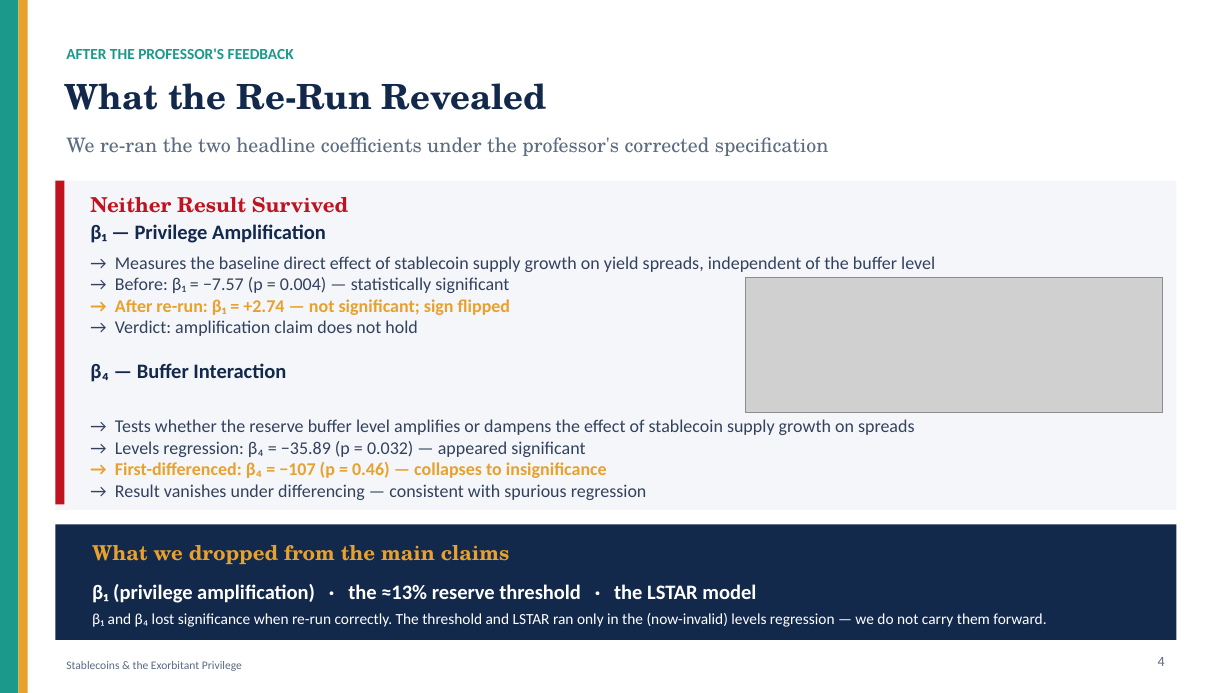
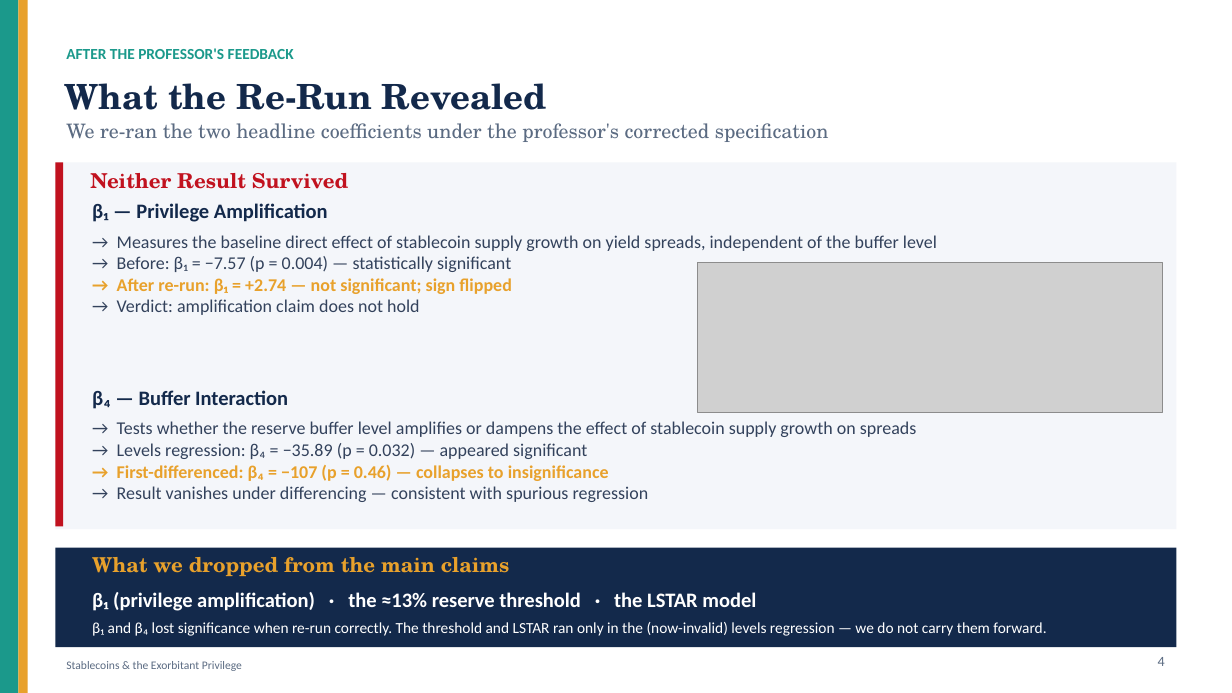
Before and after one commit to kimmireu0921/Stablecoins-and-the-Exorbitant-Privilege, a slide deck: slide 4 of presentations/0616_Stablecoin_Exorbitant_Privilege.pptx. Drawn at 1232x693 pixels with LibreOffice and Linux fonts; fonts in the diff are those of the drawing; grey boxes stand for pictures. Boxes give left, top, right and bottom in pixels: in the first picture for what was removed or moved away, otherwise in the second. Text is boxed around its words. In the diff, an @@ line names an element or a change of style, - is before the commit and + after.

Commit message:
data correction

```diff
--- a/presentations/0616_Stablecoin_Exorbitant_Privilege.pptx
+++ b/presentations/0616_Stablecoin_Exorbitant_Privilege.pptx
@@ text "We re-ran the two headline ...": place and size @@
-text "We re-ran the two headline ..." at (66,137,829,156)
+text "We re-ran the two headline ..." at (66,123,829,142)
@@ rectangle: place and size @@
-rectangle at (55,180,1177,509)
+rectangle at (55,163,1177,530)
@@ rectangle: place and size @@
-rectangle at (55,180,65,504)
+rectangle at (55,163,63,527)
@@ text "Neither Result Survived": place and size @@
-text "Neither Result Survived" at (90,197,348,213)
+text "Neither Result Survived" at (90,173,348,189)
@@ text "β₁ — Privilege Amplification": place and size @@
-text "β₁ — Privilege Amplification" at (90,224,935,500)
+text "β₁ — Privilege Amplification" at (92,203,937,502)
@@ picture: place and size @@
-picture at (746,277,1163,412)
+picture at (698,262,1163,412)
@@ text at (117,421,917,459): text changed @@
-→ Tests whether the reserve buffer level amplifies or dampens the effect of stablecoin supply growth on spreads
-→ Levels regression: β₄ = −35.89 (p = 0.032) — appeared significant
+→ Tests whether the reserve buffer level amplifies or dampens the effect of stablecoin supply growth on spreads
+→ Levels regression: β₄ = −35.89 (p = 0.032) — appeared significant
@@ rectangle: place and size @@
-rectangle at (55,525,1177,640)
+rectangle at (55,548,1177,648)
@@ text "What we dropped from the ...": place and size @@
-text "What we dropped from the ..." at (92,545,510,564)
+text "What we dropped from the ..." at (92,557,510,576)
@@ text "β₁ (privilege amplification) · the ...": place and size @@
-text "β₁ (privilege amplification) · the ..." at (92,584,1046,627)
+text "β₁ (privilege amplification) · the ..." at (92,592,1046,636)
```
